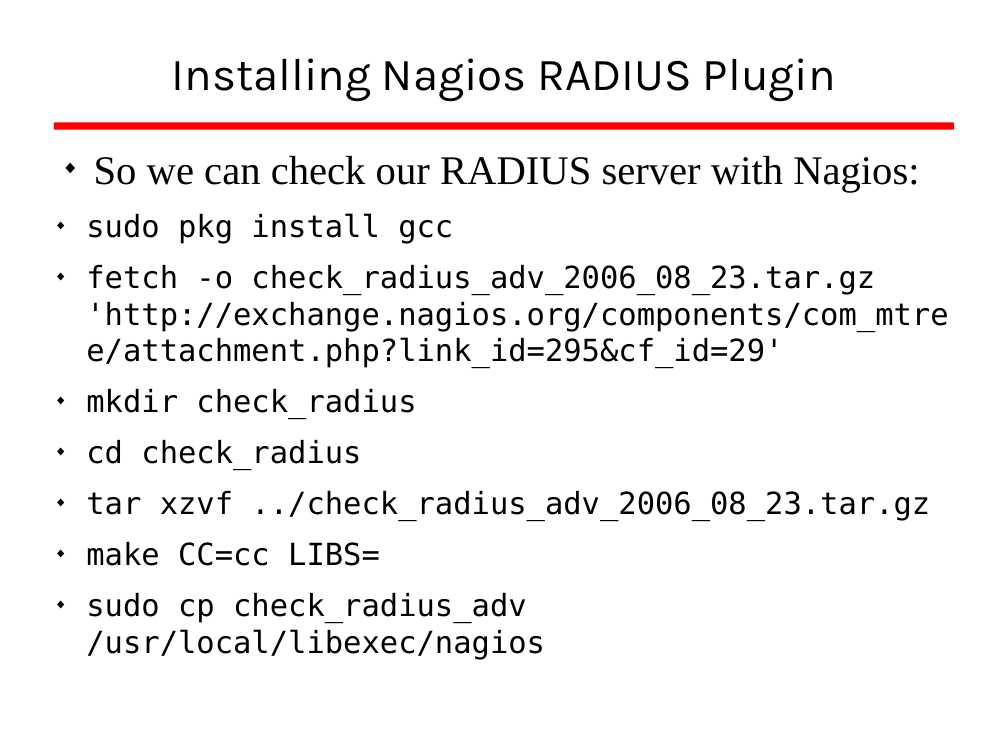
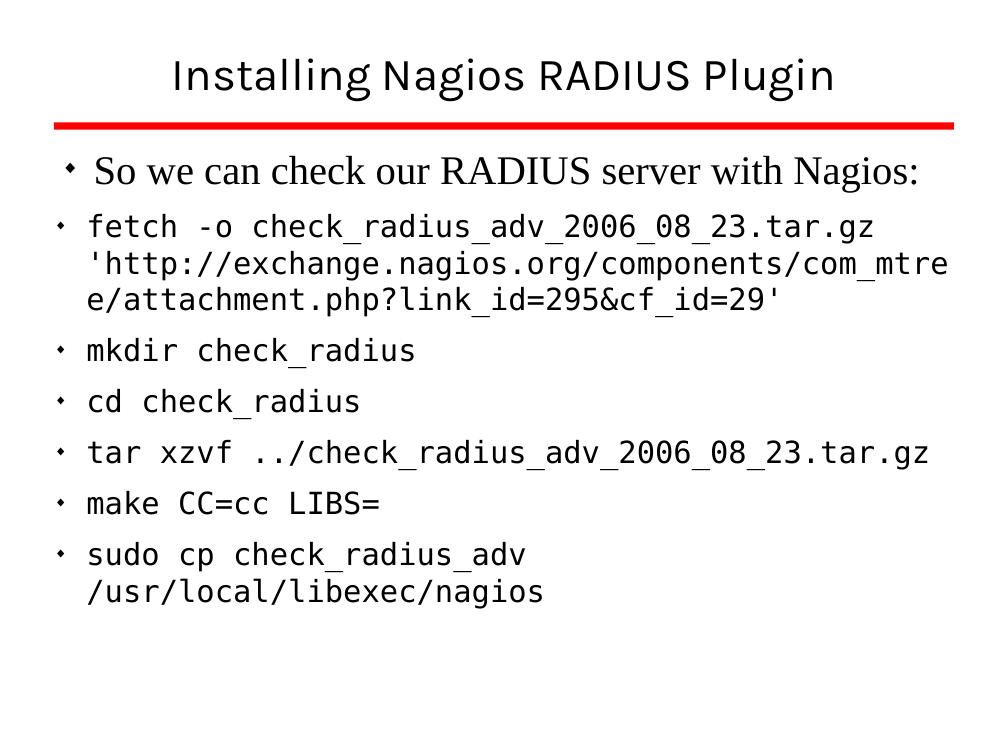
Before and after one commit to afnog/sse, a slide deck: slide 27 of radius/radius_presentation.odp. Drawn at 1008x756 pixels with LibreOffice and Linux fonts; fonts in the diff are those of the drawing; background and template pictures are left out. Boxes give left, top, right and bottom in pixels: in the first picture for what was removed or moved away, otherwise in the second. Text is boxed around its words. In the diff, an @@ line names an element or a change of style, - is before the commit and + after.

```diff
--- a/radius/radius_presentation.odp
+++ b/radius/radius_presentation.odp
@@ text at (86, 213, 453, 243): paragraph removed @@
-  ◆ sudo pkg install gcc
```
Also in this commit, not shown: 1 other slide changed, 1 slide added, 1 other file.
